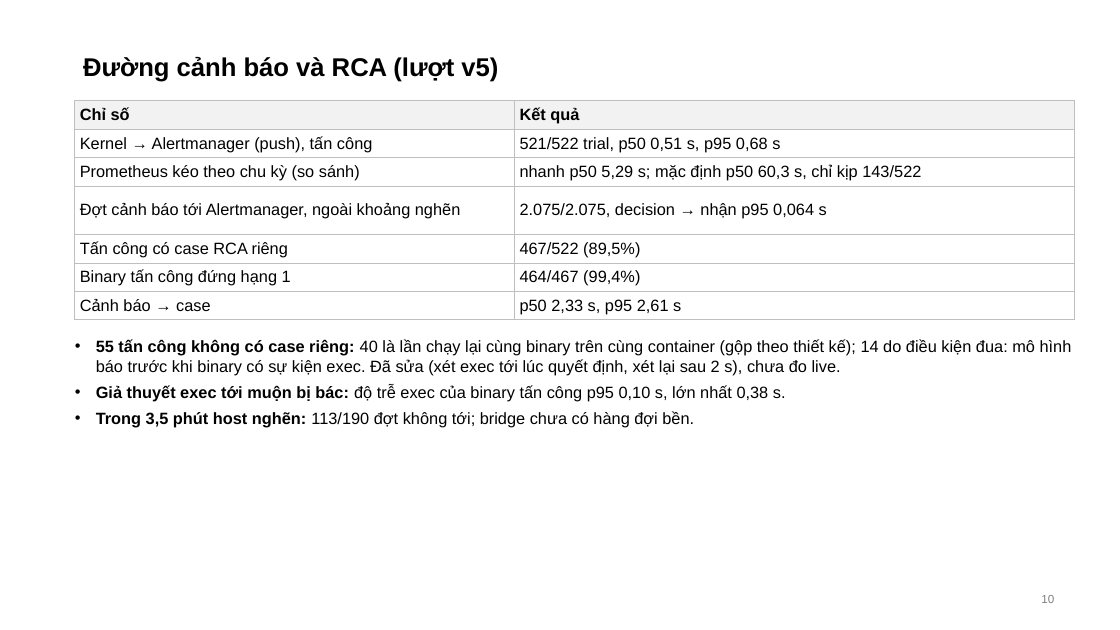
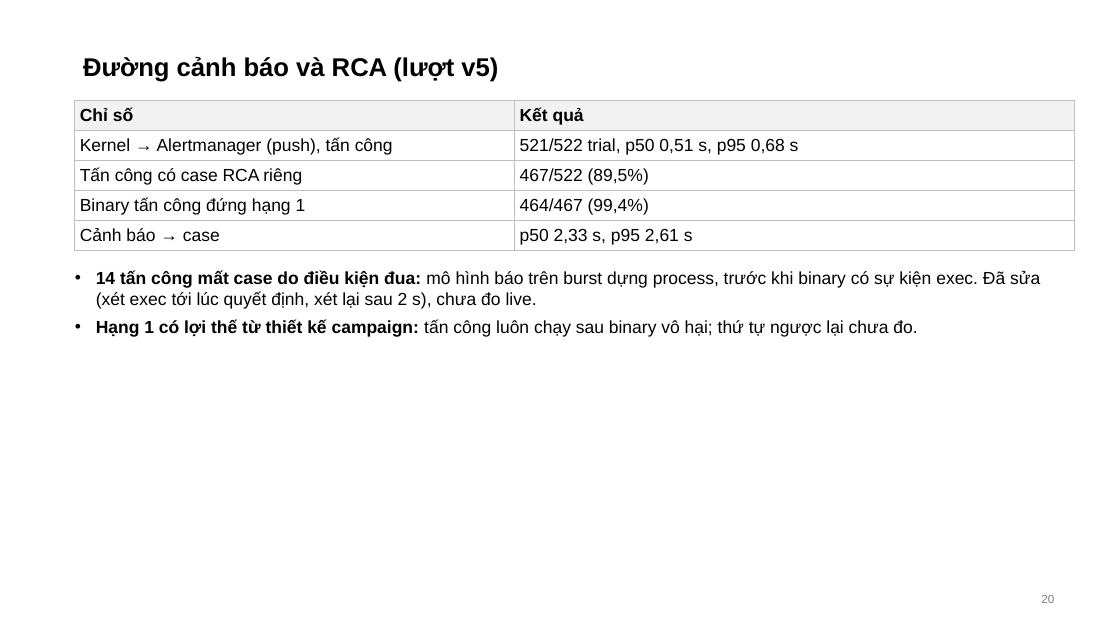
Before and after one commit to tndat-dev/eBPF-project, a slide deck: slide 20 of docs/Slide-runtime_security(13_11).pptx (slide 10 before the commit). Drawn at 1120x630 pixels with LibreOffice and Linux fonts; fonts in the diff are those of the drawing. Boxes give left, top, right and bottom in pixels: in the first picture for what was removed or moved away, otherwise in the second. Text is boxed around its words. In the diff, an @@ line names an element or a change of style, - is before the commit and + after.

```diff
--- a/docs/Slide-runtime_security(13_11).pptx
+++ b/docs/Slide-runtime_security(13_11).pptx
@@ table at [75, 101, 1075, 250] @@
-row 3: Prometheus kéo theo chu kỳ (so sánh) | nhanh p50 5,29 s; mặc định p50 60,3 s, chỉ kịp 143/522
-row 4: Đợt cảnh báo tới Alertmanager, ngoài khoảng nghẽn | 2.075/2.075, decision → nhận p95 0,064 s
@@ text at [96, 270, 1040, 337]: text changed; size 14 to 15 pt @@
-• 55 tấn công không có case riêng: 40 là lần chạy lại cùng binary trên cùng container (gộp theo thiết kế); 14 do điều kiện đua: mô hình báo trước khi binary có sự kiện exec. Đã sửa (xét exec tới lúc quyết định, xét lại sau 2 s), chưa đo live.
-• Giả thuyết exec tới muộn bị bác: độ trễ exec của binary tấn công p95 0,10 s, lớn nhất 0,38 s.
-• Trong 3,5 phút host nghẽn: 113/190 đợt không tới; bridge chưa có hàng đợi bền.
+• 14 tấn công mất case do điều kiện đua: mô hình báo trên burst dựng process, trước khi binary có sự kiện exec. Đã sửa (xét exec tới lúc quyết định, xét lại sau 2 s), chưa đo live.
+• Hạng 1 có lợi thế từ thiết kế campaign: tấn công luôn chạy sau binary vô hại; thứ tự ngược lại chưa đo.
@@ page number at [1041, 595, 1054, 603]: text changed @@
-10
+20
```
Also in this commit, not shown: 8 other slides changed, 14 slides added, 8 slides removed, 8 other files.
